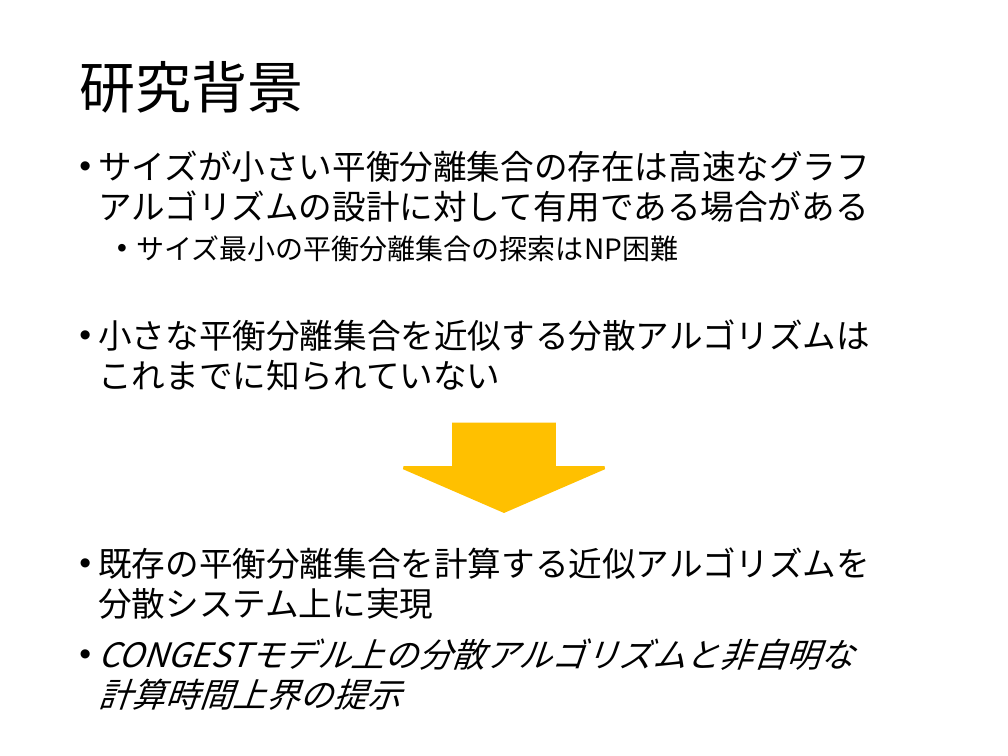
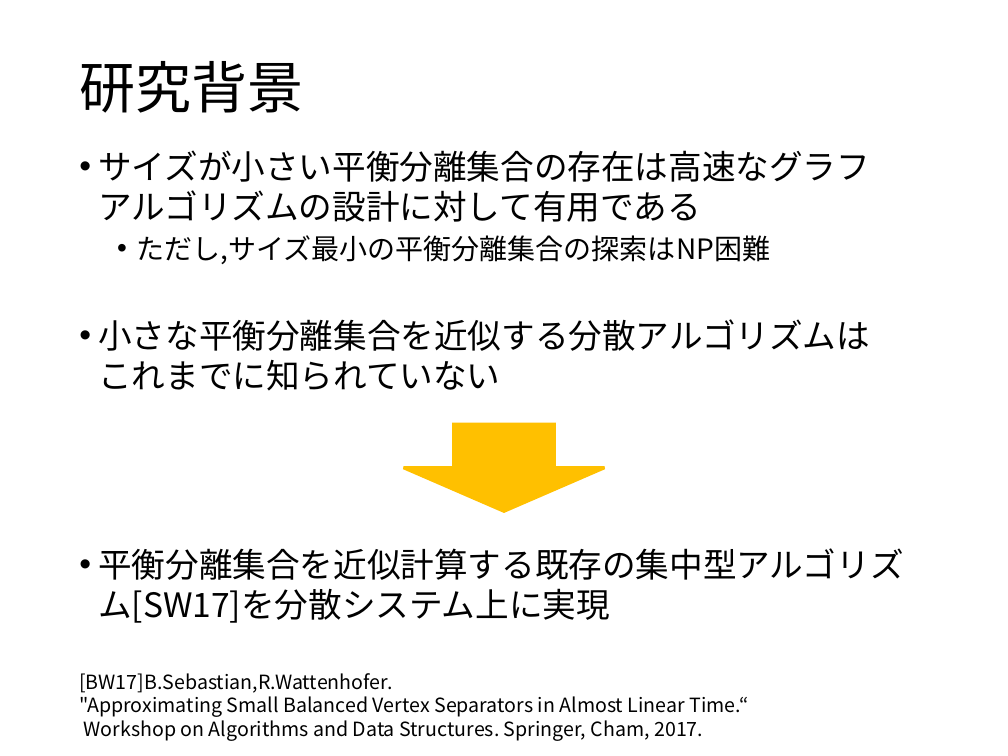
Before and after one commit to ssmr0410/share, a slide deck: slide 4 of slide/mizutani_pre.pptx. Drawn at 1008x756 pixels with LibreOffice and Linux fonts; fonts in the diff are those of the drawing. Boxes give left, top, right and bottom in pixels: in the first picture for what was removed or moved away, otherwise in the second. Text is boxed around its words. In the diff, an @@ line names an element or a change of style, - is before the commit and + after.

```diff
--- a/slide/mizutani_pre.pptx
+++ b/slide/mizutani_pre.pptx
@@ text at [98, 150, 870, 264]: text changed @@
-• サイズが小さい平衡分離集合の存在は高速なグラフ
-  アルゴリズムの設計に対して有用である場合がある
-  • サイズ最小の平衡分離集合の探索はNP困難
+• サイズが小さい平衡分離集合の存在は高速なグラフ
+  アルゴリズムの設計に対して有用である
+  • ただし,サイズ最小の平衡分離集合の探索はNP困難
@@ text at [98, 548, 903, 623]: text changed; italic off @@
-• 既存の平衡分離集合を計算する近似アルゴリズムを
-  分散システム上に実現
-• CONGESTモデル上の分散アルゴリズムと非自明な
-  計算時間上界の提示
+• 平衡分離集合を近似計算する既存の集中型アルゴリズム[SW17]を分散システム上に実現
@@ text added at [79, 673, 748, 741], 14 pt, text #000000 @@
+[BW17]B.Sebastian,R.Wattenhofer.
+"Approximating Small Balanced Vertex Separators in Almost Linear Time.“
+Workshop on Algorithms and Data Structures. Springer, Cham, 2017.
```
Also in this commit, not shown: 5 other slides changed, 8 other files.
